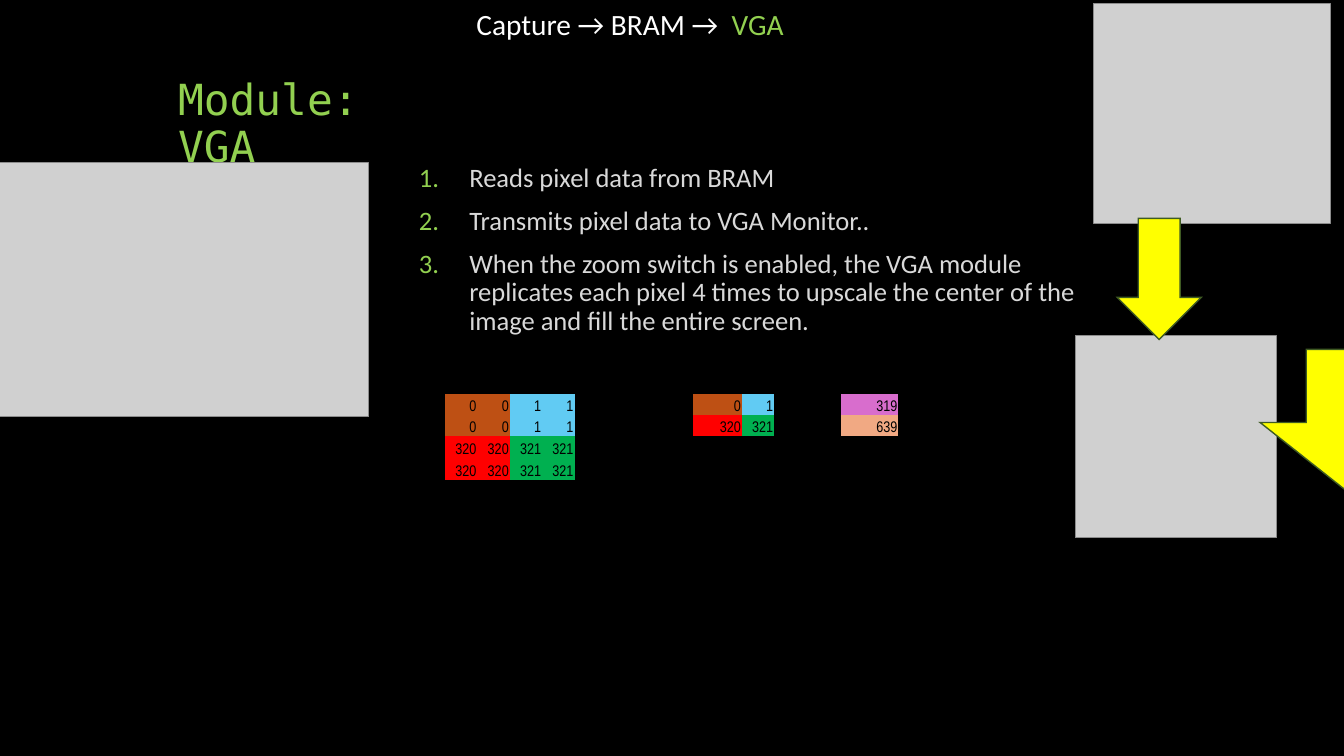
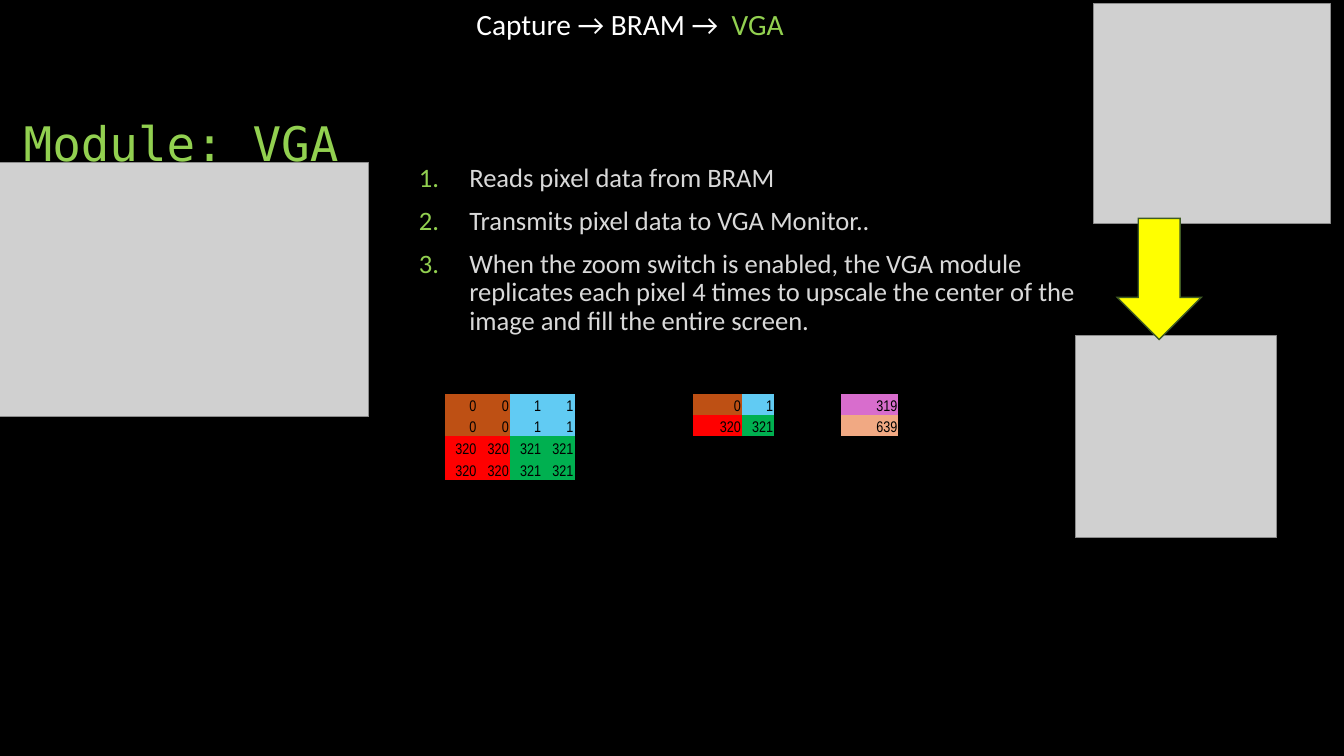
Before and after one commit to idowein/FPGA-image-interpolator, a slide deck: slide 13 of datasheets/Digital Zoom presentation.pptx (slide 14 before the commit). Drawn at 1344x756 pixels with LibreOffice and Linux fonts; fonts in the diff are those of the drawing; grey boxes stand for pictures. Boxes give left, top, right and bottom in pixels: in the first picture for what was removed or moved away, otherwise in the second. Text is boxed around its words. In the diff, an @@ line names an element or a change of style, - is before the commit and + after.

```diff
--- a/datasheets/Digital Zoom presentation.pptx
+++ b/datasheets/Digital Zoom presentation.pptx
@@ title "Module: VGA": place and size @@
-title "Module: VGA" at [178,82,359,171]
+title "Module: VGA" at [24,124,339,171]
@@ title "Module: VGA" at [24,124,339,171]: size 30.6 to 34 pt @@
@@ up arrow removed at [1260,350,1344,496] @@
```
Also in this commit, not shown: 5 other slides changed, 5 slides added, 3 slides removed.
